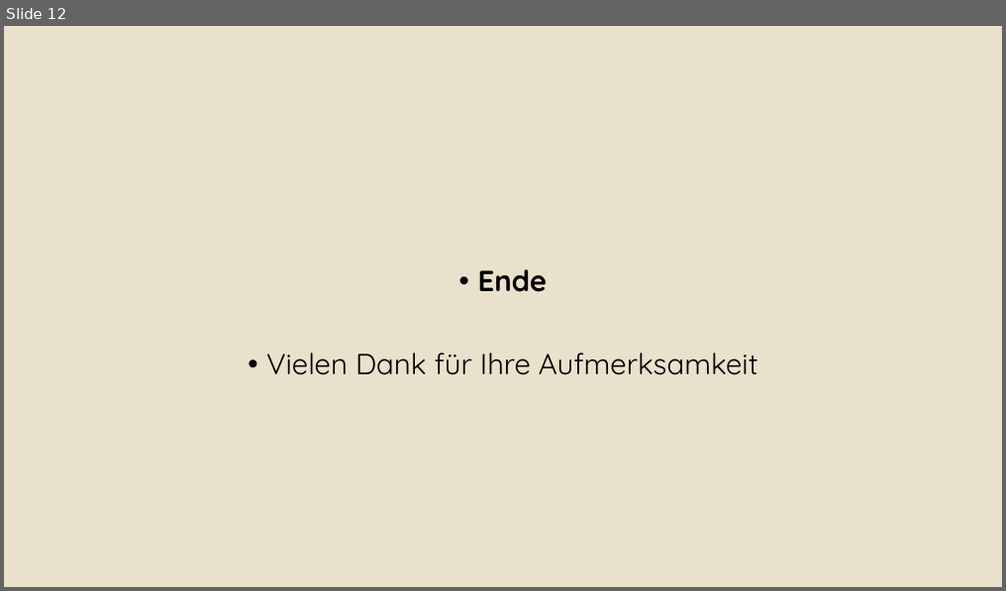
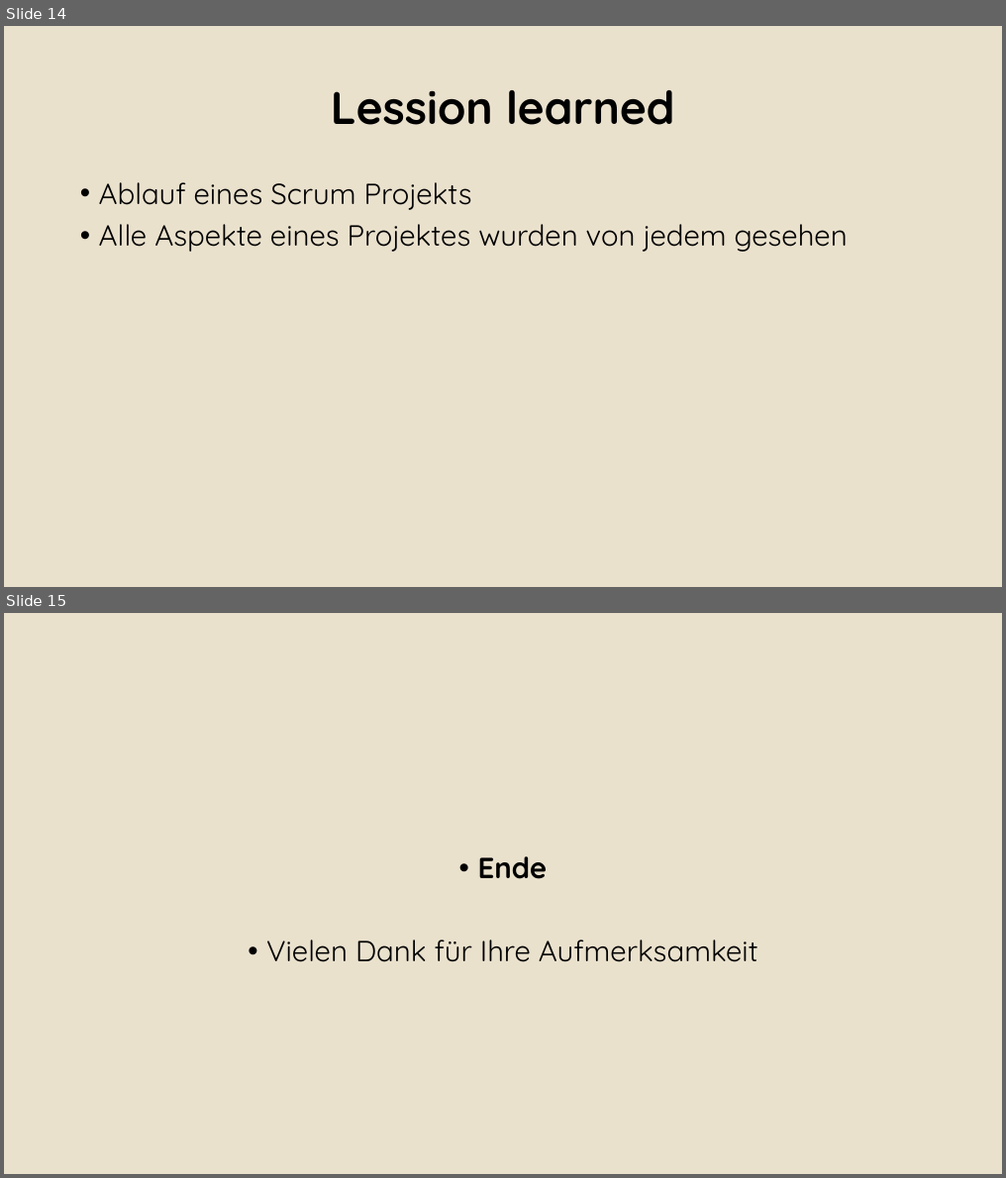
Before and after one commit to Alergeek/Dokumentation, a slide deck: Allergeeks/Corporate Design/Bsp Präsi.pptx. Shown one above the other, each under a label of ours: slide 12 before the commit, slides 14 and 15 after it. The pictures are 1006x591 and 1006x1178 pixels, drawn with LibreOffice and Linux fonts; fonts in the diff are those of the drawing; background and template pictures are left out. Boxes give left, top, right and bottom in pixels: in the first picture for what was removed or moved away, otherwise in the second. Text is boxed around its words. In the diff, an @@ line names an element or a change of style, - is before the commit and + after.

```diff
--- a/Allergeeks/Corporate Design/Bsp Präsi.pptx
+++ b/Allergeeks/Corporate Design/Bsp Präsi.pptx
@@ slide 14 added at [4, 26, 1002, 587], background #EAE2CE @@
@@ title added at [331, 90, 675, 125], 44 pt, text #000000, bold @@
+Lession learned
@@ text added at [99, 182, 847, 252], 28 pt, text #000000 @@
+• Ablauf eines Scrum Projekts
+• Alle Aspekte eines Projektes wurden von jedem gesehen
@@ what was slide 12 is now slide 15 @@
```
Also in this commit, not shown: 2 slides changed, 11 other slides added, 9 slides removed, 5 other files.
